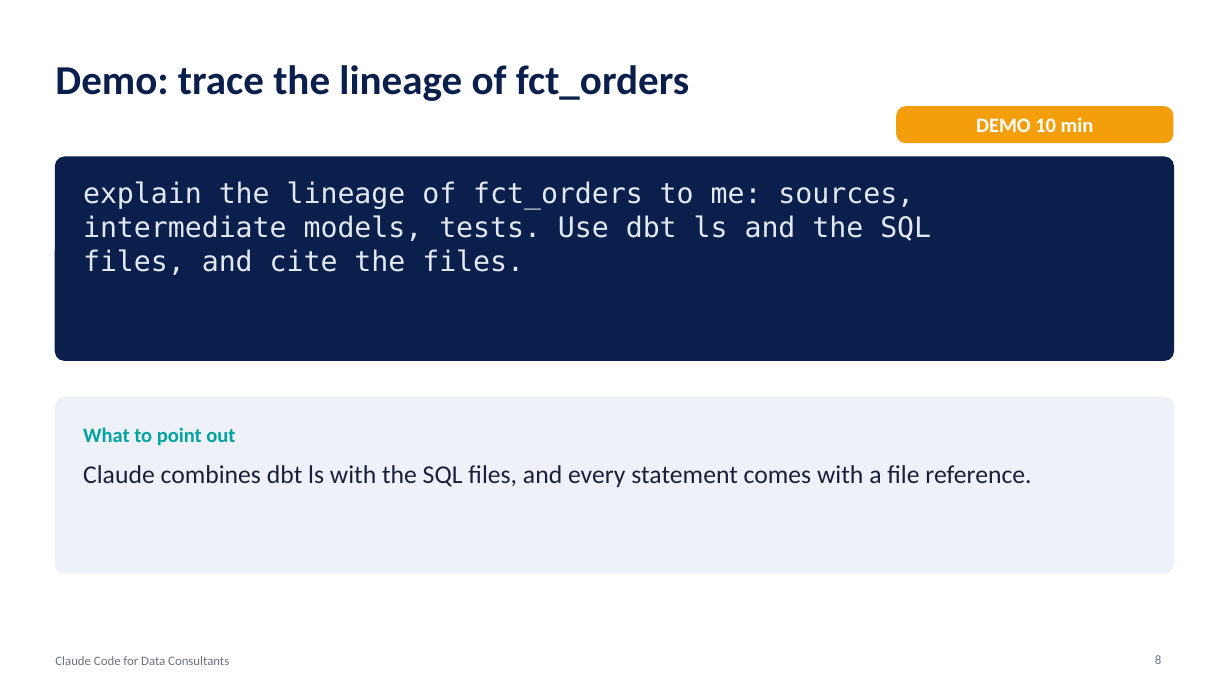
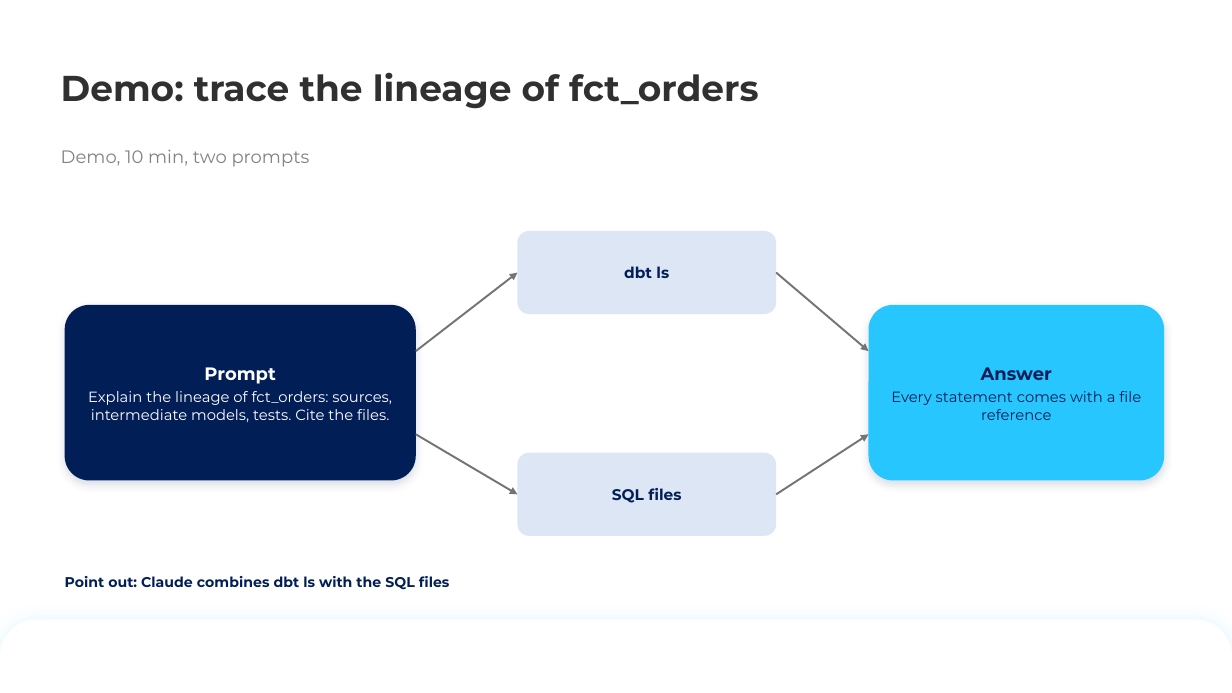
Before and after one commit to keyrus-formation/keyrus-claude-code-training, a slide deck: slide 8 of slides/2-code-exploration-data-development.pptx. Drawn at 1232x693 pixels with LibreOffice and Linux fonts; fonts in the diff are those of the drawing; background and template pictures are left out. Boxes give left, top, right and bottom in pixels: in the first picture for what was removed or moved away, otherwise in the second. Text is boxed around its words. In the diff, an @@ line names an element or a change of style, - is before the commit and + after.

```diff
--- a/slides/2-code-exploration-data-development.pptx
+++ b/slides/2-code-exploration-data-development.pptx
@@ title "Demo: trace the lineage of ...": place and size @@
-title "Demo: trace the lineage of ..." at [55,65,689,101]
+title "Demo: trace the lineage of ..." at [61,72,758,109]
@@ title "Demo: trace the lineage of ..." at [61,72,758,109]: size 32 to 28 pt, font Calibri to Montserrat, text colour #0B1F4D to #303030; line spacing 1 to 0.9; vertical alignment middle to bottom @@
@@ subtitle "Demo, 10 min, two prompts": place and size @@
-subtitle "Demo, 10 min, two prompts" at [897,106,1174,143]
+subtitle "Demo, 10 min, two prompts" at [61,150,310,167]
@@ subtitle "Demo, 10 min, two prompts" at [61,150,310,167]: vertical alignment middle to bottom; fill #F59E0B to none @@
@@ rounded rectangle removed at [55,157,1174,360] @@
@@ subtitle at [61,150,310,167]: text changed; size 16 to 14 pt; font Calibri to Montserrat; text colour #FFFFFF to #828282; bold off @@
-DEMO 10 min
+Demo, 10 min, two prompts
@@ text removed at [83,181,931,275] @@
-explain the lineage of fct_orders to me: sources,
-intermediate models, tests. Use dbt ls and the SQL
-files, and cite the files.
@@ rounded rectangle added at [518,231,776,314], fill #DCE6F5, 12 pt, text #021E57, bold @@
+dbt ls
@@ arrow added from (416, 351) to (518, 273), #747474 1.5 pt @@
@@ arrow added from (776, 273) to (869, 351), #747474 1.5 pt @@
@@ rounded rectangle added at [65,305,416,481], fill #021E57, 11.5 pt, text #FFFFFF @@
+Prompt
+Explain the lineage of fct_orders: sources, intermediate models, tests. Cite the files.
@@ rounded rectangle added at [869,305,1165,481], fill #28C6FF, 11.5 pt, text #021E57 @@
+Answer
+Every statement comes with a file reference
@@ text removed at [83,427,235,446] @@
-What to point out
@@ arrow added from (416, 434) to (518, 494), #747474 1.5 pt @@
@@ arrow added from (776, 494) to (869, 434), #747474 1.5 pt @@
@@ rounded rectangle "SQL files": place and size @@
-rounded rectangle "SQL files" at [55,397,1174,573]
+rounded rectangle "SQL files" at [518,453,776,536]
@@ rounded rectangle "SQL files" at [518,453,776,536]: fill #EEF2F8 to #DCE6F5; outline #EEF2F8 1 pt to none; proportions changed @@
@@ text in rounded rectangle at [612,488,681,503]: text added @@
+SQL files
@@ text "Point out: Claude combines dbt ..." at [65,576,450,590]: vertical alignment top to middle @@
@@ text at [65,576,450,590]: text changed; size 20 to 11 pt; font Calibri to Montserrat; text colour #1B1F3B to #021E57; bold on @@
-Claude combines dbt ls with the SQL files, and every statement comes with a file reference.
+Point out: Claude combines dbt ls with the SQL files
@@ round same rect added at [0,619,1232,693], fill #FFFFFF @@
@@ text removed at [55,656,229,665] @@
-Claude Code for Data Consultants
@@ page number removed at [1155,655,1161,664] @@
-8
```
Also in this commit, not shown: 26 other slides changed, 3 slides added, 2 slides removed, 7 other files.
